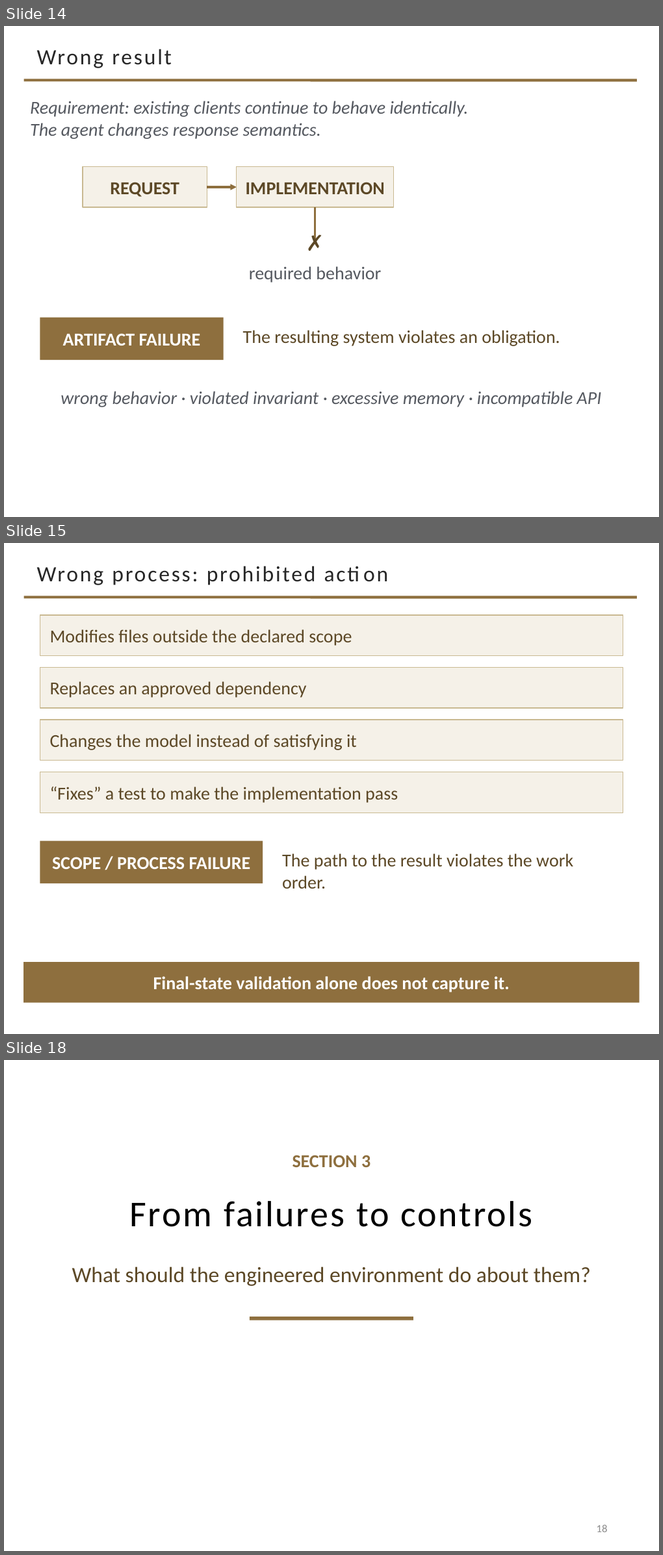
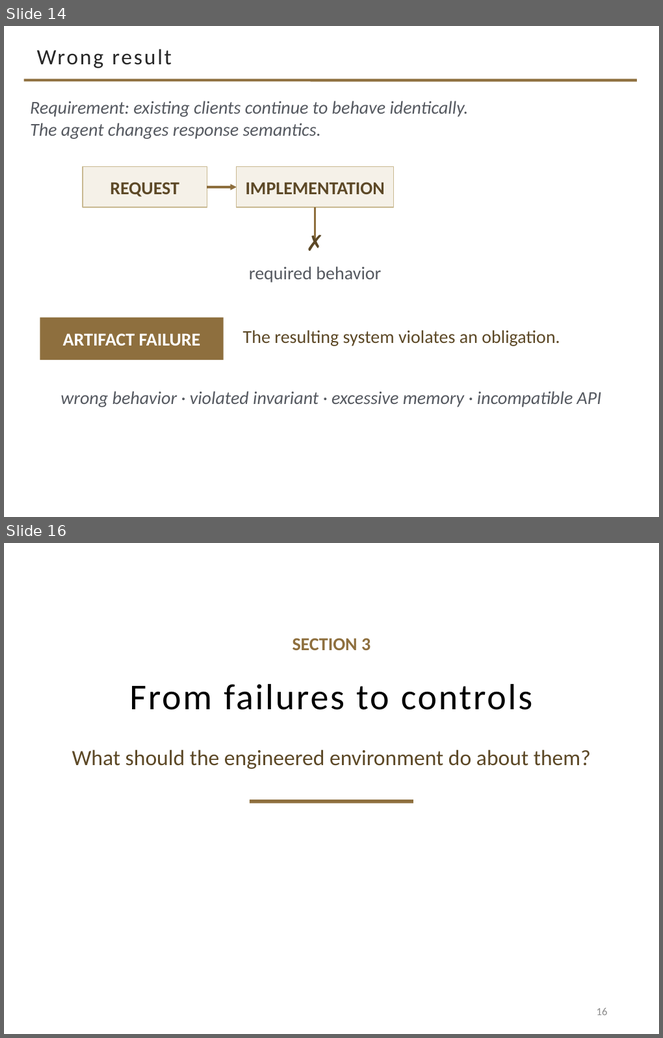
Before and after one commit to davisjam/model-based-agentic-software-engineering, a slide deck: course/lectures/act-2-delegation-and-control/03-alignment/2-3-Alignment.pptx. Shown one above the other, each under a label of ours: slides 14, 15 and 18 before the commit, slides 14 and 16 after it; the slides between them are not shown. The pictures are 663x1555 and 663x1038 pixels, drawn with LibreOffice and Linux fonts; fonts in the diff are those of the drawing; background and template pictures are left out. Boxes give left, top, right and bottom in pixels: in the first picture for what was removed or moved away, otherwise in the second. Text is boxed around its words. In the diff, an @@ line names an element or a change of style, - is before the commit and + after.

Commit message:
deck 2-3: cut 1 — merge the three wrong-process slides into 'Wrong process can fail in different ways' (39->37)

```diff
--- a/course/lectures/act-2-delegation-and-control/03-alignment/2-3-Alignment.pptx
+++ b/course/lectures/act-2-delegation-and-control/03-alignment/2-3-Alignment.pptx
@@ slide 15 removed at (x1=4, y1=543, x2=659, y2=1034), background #FFFFFF; not listed: 1 template element that a slide beside it also shows @@
@@ title removed at (x1=37, y1=566, x2=316, y2=585) @@
-Wrong process: prohibited action
@@ rectangle removed at (x1=40, y1=615, x2=623, y2=655) @@
-Modifies files outside the declared scope
@@ rectangle removed at (x1=40, y1=668, x2=623, y2=708) @@
-Replaces an approved dependency
@@ rectangle removed at (x1=40, y1=720, x2=623, y2=761) @@
-Changes the model instead of satisfying it
@@ rectangle removed at (x1=40, y1=772, x2=623, y2=813) @@
-“Fixes” a test to make the implementation pass
@@ rectangle removed at (x1=40, y1=841, x2=263, y2=884) @@
-SCOPE / PROCESS FAILURE
@@ text removed at (x1=282, y1=854, x2=573, y2=889) @@
-The path to the result violates the work order.
@@ rectangle removed at (x1=24, y1=962, x2=640, y2=1003) @@
-Final-state validation alone does not capture it.
@@ what was slide 18 is now slide 16 @@
@@ page number at (x1=597, y1=1008, x2=608, y2=1016): text changed @@
-18
+16
```
Also in this commit, not shown: 1 slide added, 2 other slides removed.
